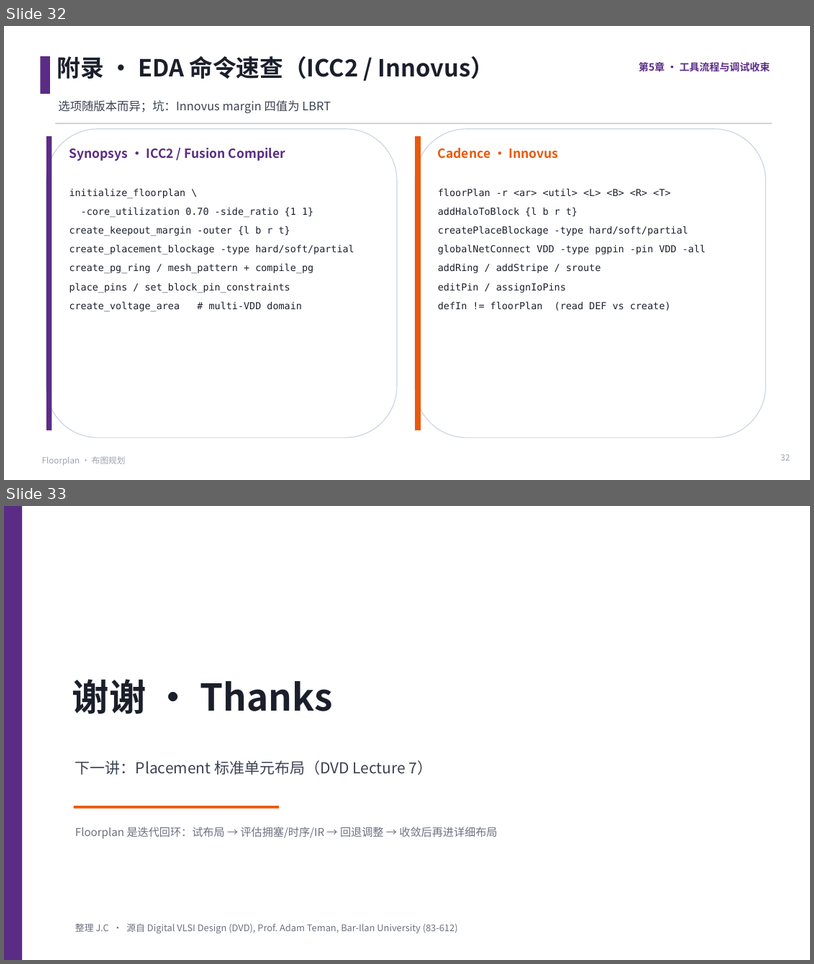
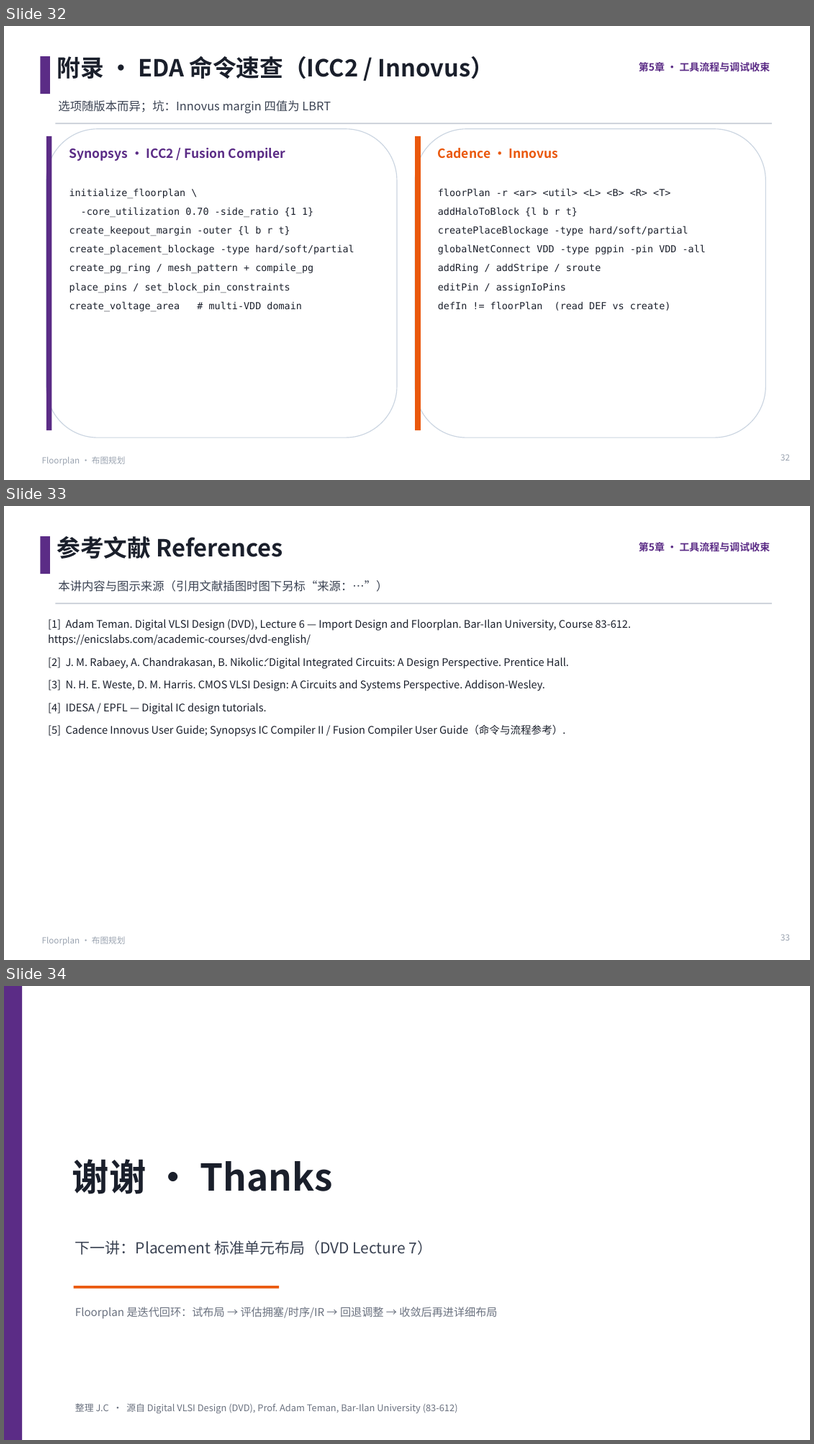
Before and after one commit to JinChengZ18/IC_Learning_Material, a slide deck: IC_Backend_Notes/slides/05_Floorplan.pptx. Shown one above the other, each under a label of ours: slides 32 and 33 before the commit, slides 32, 33 and 34 after it. The pictures are 814x964 and 814x1444 pixels, drawn with LibreOffice and Linux fonts; fonts in the diff are those of the drawing. Boxes give left, top, right and bottom in pixels: in the first picture for what was removed or moved away, otherwise in the second. Text is boxed around its words. In the diff, an @@ line names an element or a change of style, - is before the commit and + after.

```diff
--- a/IC_Backend_Notes/slides/05_Floorplan.pptx
+++ b/IC_Backend_Notes/slides/05_Floorplan.pptx
@@ slide 33 added at [4, 506, 810, 960], background #FFFFFF; not listed: 3 template elements that a slide beside it also shows @@
@@ text added at [57, 536, 283, 559], 28 pt, text #1A1F2B, bold @@
+参考文献 References
@@ text added at [639, 542, 771, 551], 12 pt, text #5B2C86, bold @@
+第5章 · 工具流程与调试收束
@@ text added at [58, 580, 388, 592], 14 pt, text #3A4252 @@
+本讲内容与图示来源（引用文献插图时图下另标“来源：…”）
@@ text added at [48, 619, 632, 736], 12.5 pt, text #1A1F2B @@
+[1] Adam Teman. Digital VLSI Design (DVD), Lecture 6 — Import Design and Floorplan. Bar-Ilan University, Course 83-612. https://enicslabs.com/academic-courses/dvd-english/
+[2] J. M. Rabaey, A. Chandrakasan, B. Nikolić. Digital Integrated Circuits: A Design Perspective. Prentice Hall.
+[3] N. H. E. Weste, D. M. Harris. CMOS VLSI Design: A Circuits and Systems Perspective. Addison-Wesley.
+[4] IDESA / EPFL — Digital IC design tutorials.
+[5] Cadence Innovus User Guide; Synopsys IC Compiler II / Fusion Compiler User Guide（命令与流程参考）.
@@ page number added at [781, 934, 790, 940], 10 pt, text #9AA3B0 @@
+33
@@ what was slide 33 is now slide 34 @@
```
Also in this commit, not shown: 6 other files.
